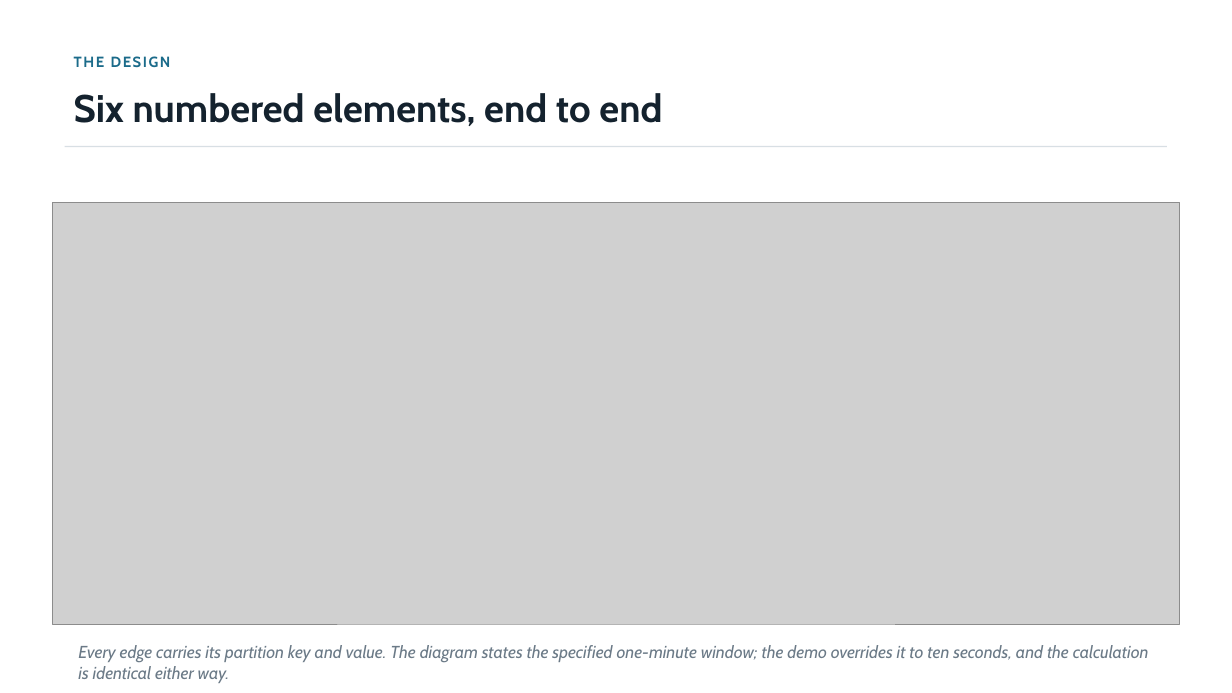
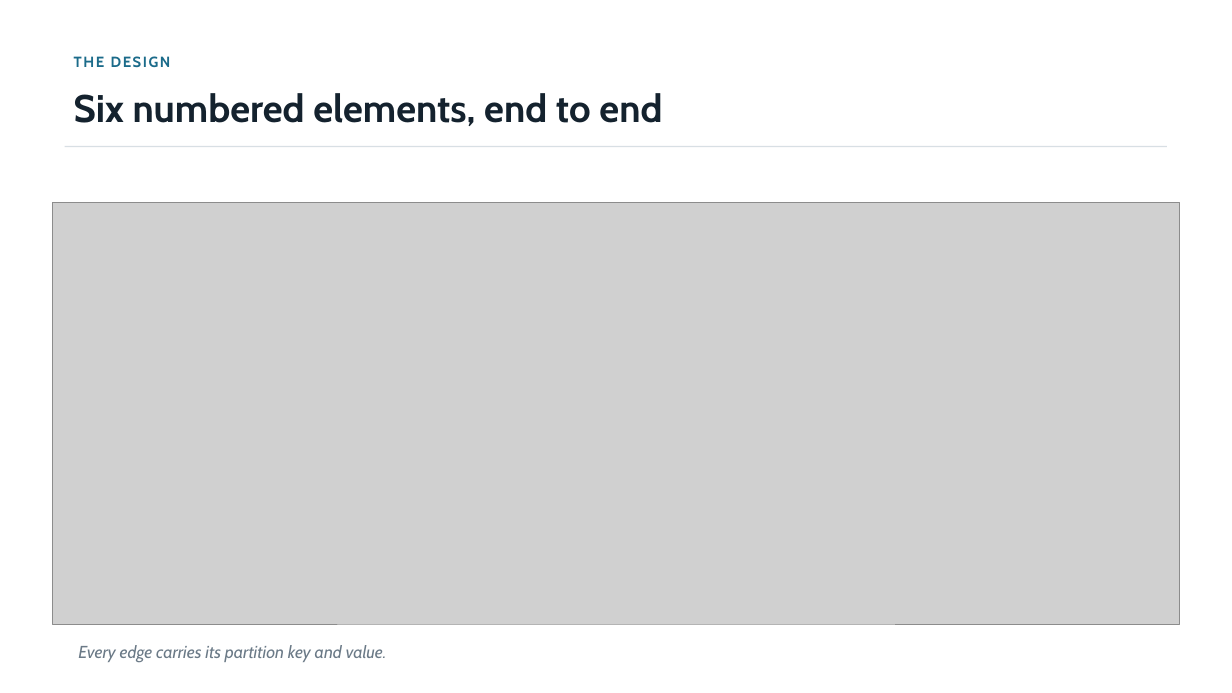
Before and after one commit to jimzucker/flink-training, a slide deck: slide 2 of docs/deck/final-demo-handout.pptx. Drawn at 1232x693 pixels with LibreOffice and Linux fonts; fonts in the diff are those of the drawing; grey boxes stand for pictures. Boxes give left, top, right and bottom in pixels: in the first picture for what was removed or moved away, otherwise in the second. Text is boxed around its words. In the diff, an @@ line names an element or a change of style, - is before the commit and + after.

```diff
--- a/docs/deck/final-demo-handout.pptx
+++ b/docs/deck/final-demo-handout.pptx
@@ text at box(78, 645, 387, 662): text changed @@
-Every edge carries its partition key and value. The diagram states the specified one-minute window; the demo overrides it to ten seconds, and the calculation is identical either way.
+Every edge carries its partition key and value.
```
Also in this commit, not shown: 1 other slide changed, 6 other files.
